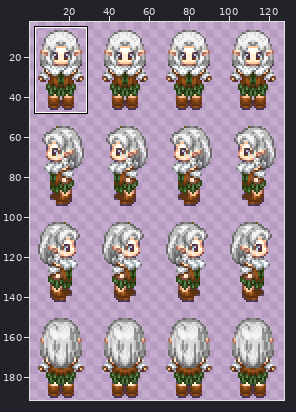
Two states of a sprite sheet, Graphics/Characters/Player/mys.png. Above: a wide view before the commit, with the close-up outlined.
Close-up. Before:
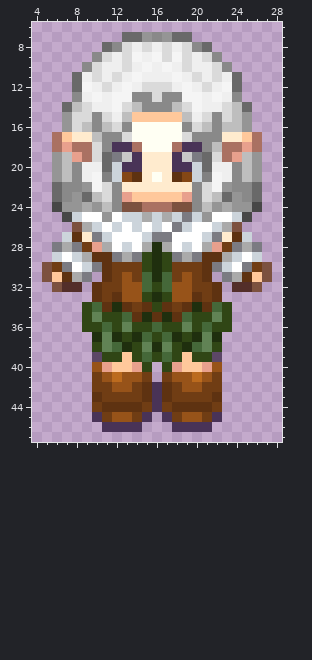
The file is 128x192 pixels. Colours within 5 levels of each other are drawn and written as one. Shown: x 4..28, y 6..47. The wide view leaves out empty margins. The commit also changed other parts of the picture, which this record leaves out.
After the commit:
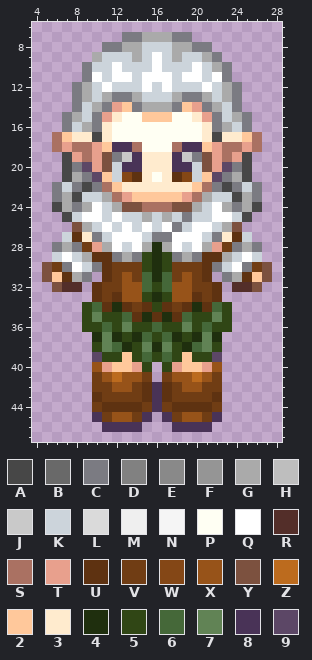
Palette (. is transparent): A #474747  B #696969  C #7b7b82  D #818181  E #898989  F #959595  G #aaaaaa  H #bebebe  J #c9c9c9  K #ccd4db  L #dadada  M #efefef  N #f5f5f5  P #fffff3  Q #ffffff  R #532e29  S #aa7162  T #e8a08d  U #5e3211  V #703d14  W #844716  X #975319  Y #7c513f  Z #bc6b1e  2 #ffc89b  3 #ffebce  4 #1f2f0e  5 #304615  6 #456839  7 #618355  8 #493357  9 #5c4766
Changes in this commit:
Changed rows in their new state; - is an unchanged pixel.
first column x 6:
 7 -------CCGGGCC-------
 8 -----CCGGKKKGGCC-----
 9 ----GKKKGKQKGKKGC----
10 ---CKKQKKKQKKKQKGC---
11 --.CQKQQKQQQKQQKQC.--
12 --CGKQKKKQKQKKKQKGC--
13 --CGKGCCGKKKGCCGKGC--
14 -.CKGCT2CGGGC2TCGKC.-
15 -CGKCT3PP---PP3TCKGC-
16 -CKGC3PP-----PP3CGKC-
17 ----A3PP-----PP3A----
18 ----T2---------2T----
19 .A--TY---------YT--A.
20 .AC9TY---------YT9CA.
21 .AGC92---------29CGA.
22 CKCACS2-------2SCACKC
23 CGAKKGS-------SGKKAGC
24 -GC-QKG-------GKQ-CG-
25 -----K---------K-----
Changed places in both close-ups, as pixel boxes (x1, y1, x2, y2):
changed: (52, 32, 262, 222)
